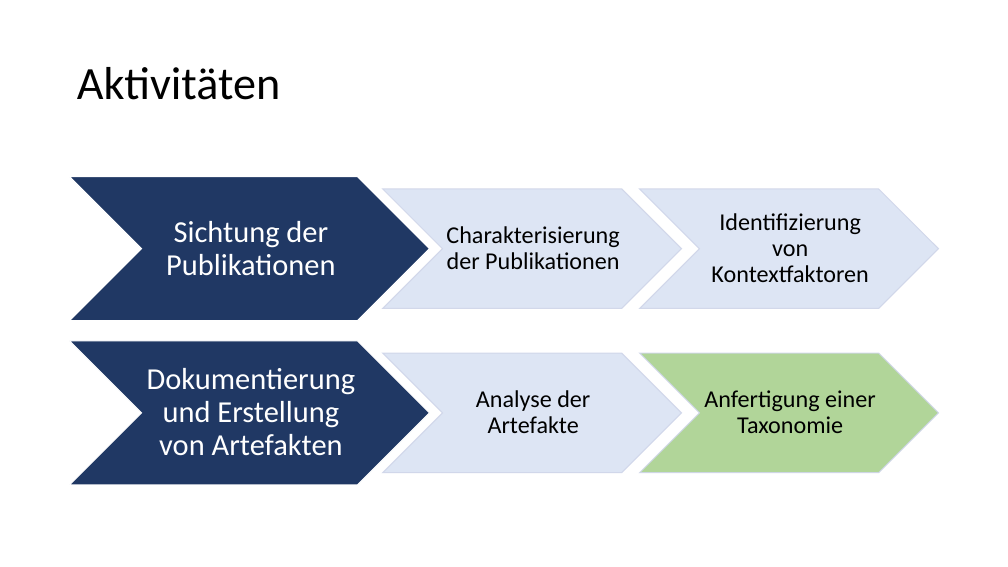
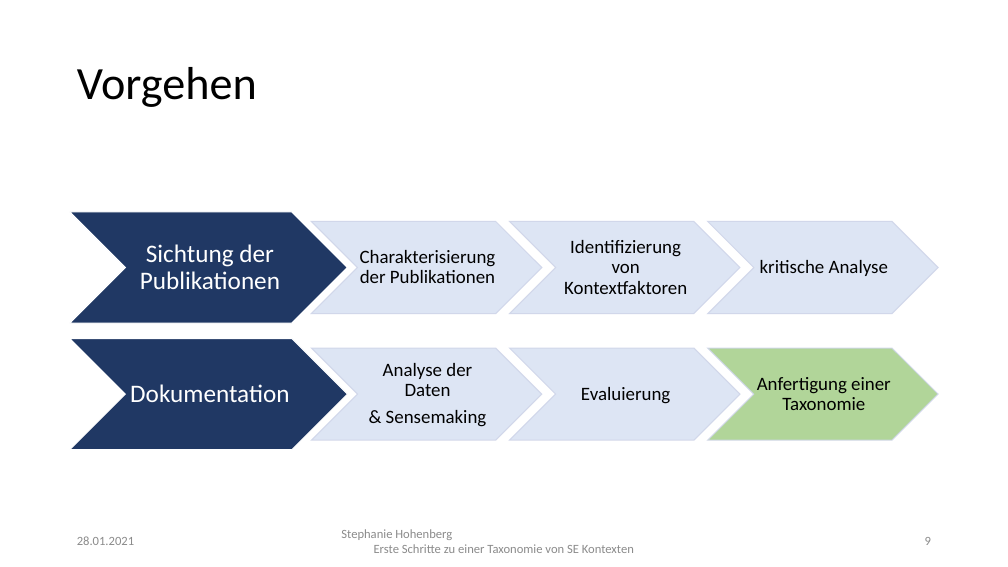
Before and after one commit to StephanieHohenberg/TSEK-Analyzer, a slide deck: slide 9 of documents/presentation.pptx (slide 5 before the commit). Drawn at 1008x567 pixels with LibreOffice and Linux fonts; fonts in the diff are those of the drawing. Boxes give left, top, right and bottom in pixels: in the first picture for what was removed or moved away, otherwise in the second. Text is boxed around its words. In the diff, an @@ line names an element or a change of style, - is before the commit and + after.

```diff
--- a/documents/presentation.pptx
+++ b/documents/presentation.pptx
@@ title at (77, 67, 257, 107): text changed @@
-Aktivitäten
+Vorgehen
@@ chevron: place and size @@
-chevron at (70, 177, 430, 321)
+chevron at (70, 212, 347, 323)
@@ text "Sichtung der Publikationen": place and size @@
-text "Sichtung der Publikationen" at (166, 221, 335, 276)
+text "Sichtung der Publikationen" at (140, 244, 280, 289)
@@ text "Sichtung der Publikationen" at (140, 244, 280, 289): size 29 to 24 pt; less space between paragraphs @@
@@ text "Charakterisierung der Publikationen": place and size @@
-text "Charakterisierung der Publikationen" at (446, 226, 619, 269)
+text "Charakterisierung der Publikationen" at (360, 250, 496, 283)
@@ chevron: place and size @@
-chevron at (383, 189, 681, 309)
+chevron at (510, 222, 740, 314)
@@ size 23 to 18 pt; less space between paragraphs in 3 elements at (757, 377, 891, 410), (360, 250, 496, 283), (564, 240, 687, 294) @@
@@ text "Identifizierung von Kontextfaktoren": place and size @@
-text "Identifizierung von Kontextfaktoren" at (711, 213, 868, 282)
+text "Identifizierung von Kontextfaktoren" at (564, 240, 687, 294)
@@ chevron: place and size @@
-chevron at (640, 189, 938, 309)
+chevron at (708, 222, 938, 314)
@@ chevron: place and size @@
-chevron at (70, 341, 430, 485)
+chevron at (70, 339, 347, 450)
@@ chevron: place and size @@
-chevron at (383, 353, 681, 473)
+chevron at (510, 348, 740, 440)
@@ chevron: place and size @@
-chevron at (640, 353, 938, 473)
+chevron at (708, 348, 938, 440)
@@ text "Anfertigung einer Taxonomie": place and size @@
-text "Anfertigung einer Taxonomie" at (704, 390, 876, 433)
+text "Anfertigung einer Taxonomie" at (757, 377, 891, 410)
@@ text removed at (147, 368, 355, 456) @@
-Dokumentierung und Erstellung von Artefakten
@@ text at (383, 363, 487, 427): text changed; size 23 to 18 pt @@
-Analyse der Artefakte
+Analyse der Daten
+& Sensemaking
@@ group added at (130, 222, 888, 440): 3 texts, 2 chevrons @@
+kritische Analyse
+Dokumentation
+Evaluierung
@@ text added at (77, 536, 134, 545), 12 pt, text #8C8C8C @@
+28.01.2021
@@ text added at (341, 529, 634, 553), 12 pt, text #8C8C8C @@
+Stephanie Hohenberg
+Erste Schritte zu einer Taxonomie von SE Kontexten
@@ page number added at (925, 537, 931, 545), 12 pt, text #8C8C8C @@
+9
```
Also in this commit, not shown: 3 other slides changed, 18 slides added, 3 slides removed, 2 other files.
